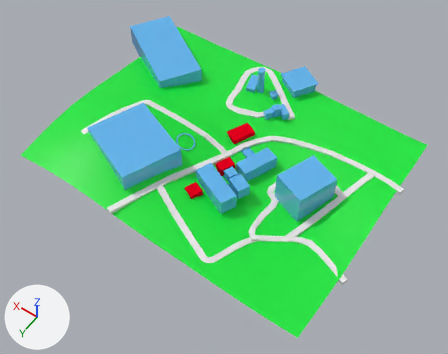
Two versions of the Blender file Blender/IPEN.blend, one commit apart.
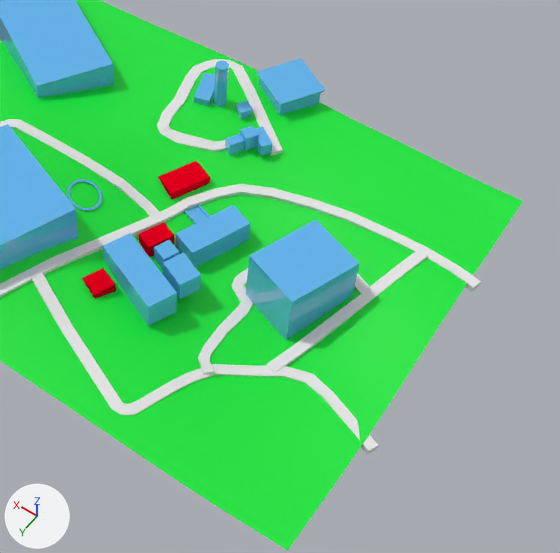
Old and new are each drawn whole from a 50 mm camera at (-59.4, 84.2, 121.1) aimed at (-2.4, 4.5, -4.2) and again close up on the part from 31% to 100% of the width and 10% to 96% of the height. The lights are fixed; the arrows at lower left show +X, +Y and +Z. The first two pictures are the older version.

Script lines for the objects in view, before the commit:
```python
me_cube_001 = bpy.data.meshes.new('Cube.001')
me_cube_001.from_pydata(...)  # 224 vertices, 158 faces; spans x -45.2..30.7, y -50.8..10.6, z -4.5..8.7
me_cube_001.materials.append(mat_buildings)  # blue #5bb4f0
me_cube_002 = bpy.data.meshes.new('Cube.002')
me_cube_002.from_pydata(...)  # 24 vertices, 18 faces; spans x -2.1..6.1, y -14.9..13.2, z -4.4..0.0
me_cube_002.materials.append(mat_drillingsite)  # red #e7001d
me_plane_001 = bpy.data.meshes.new('Plane.001')
me_plane_001.from_pydata(...)  # 316 vertices, 304 faces; spans x -52.7..21.3, y -61.2..2.6, z -5.1..6.0
# before: 70 (-52.7, -16.2, -1.8) at pixel (378, 445), 71 (-52.1, -14.8, -1.8) at pixel (368, 451), 238 (-52.1, -14.8, -2.8) at pixel (367, 454), 239 (-52.7, -16.2, -2.8) at pixel (377, 448)
me_plane_004 = bpy.data.meshes.new('Plane.004')
me_plane_004.from_pydata(...)  # 16641 vertices, 16384 faces; spans x -41.1..40.9, y -32.0..32.1, z -4.3..5.9
me_plane_004.polygons.foreach_set('use_smooth', [True] * 16384)
me_plane_004.materials.append(mat_ground)  # green #00e738
ob_buildings = bpy.data.objects.new('Buildings', me_cube_001)
ob_buildings.location = (16.5, 15.1, 0.0)
ob_drillingsites = bpy.data.objects.new('DrillingSites', me_cube_002)
ob_drillingsites.location = (-2.2, 3.6, 0.0)
ob_ground = bpy.data.objects.new('Ground', me_plane_004)
ob_ground.location = (0.0, 0.0, 0.0)
ob_streets = bpy.data.objects.new('Streets', me_plane_001)
ob_streets.location = (9.9, 29.8, 0.0)
```
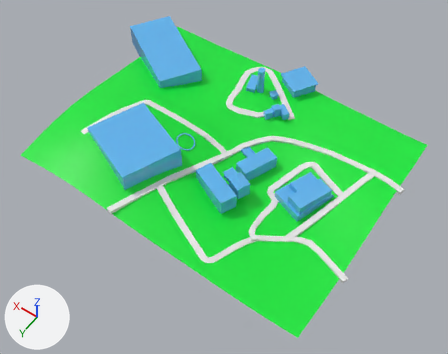
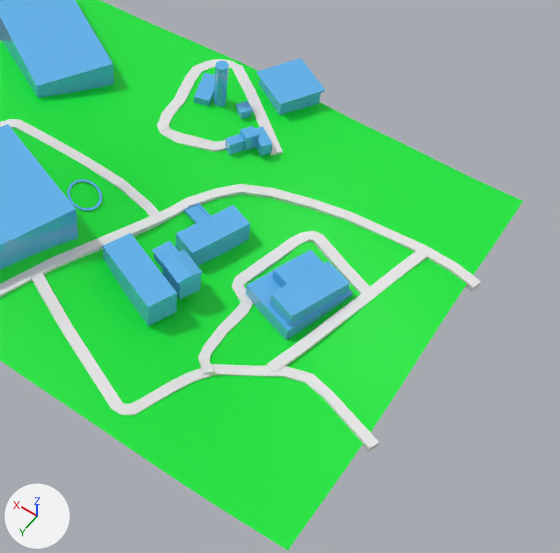
Pixel boxes (x1, y1, x2, y2) of what changed, in the close-ups (560 x 553 px; the box of a moved part takes in the faces that stretch with it):
```json
{"object": "Buildings", "change": "reshaped", "before": [0, 0, 360, 340], "after": [0, 0, 353, 340]}
{"object": "Streets", "change": "reshaped", "before": [0, 59, 481, 455], "after": [0, 59, 481, 452]}
{"object": "DrillingSites", "change": "hidden", "before": [82, 161, 210, 299]}
{"part": 1, "of": "me_cube_001", "change": "rebuilt", "before": [184, 204, 210, 224], "after": [184, 203, 211, 224]}
{"part": 2, "of": "me_cube_001", "change": "cut back", "before": [154, 220, 360, 340], "after": [152, 241, 353, 340]}
{"part": 3, "of": "me_plane_001", "change": "moved or reshaped", "before": [323, 392, 378, 455], "after": [323, 392, 379, 452]}
```

Edits to the scene script, one JSON object a line:
```json
{"block": "me_cube_001", "where": "# used by ob_buildings; location = (16.5, 15.1, 0.0)"}
{"op": "remove", "block": "me_cube_001", "code": "me_cube_001.from_pydata(...)  # 224 vertices, 158 faces; spans x -45.2..30.7, y -50.8..10.6, z -4.5..8.7"}
{"op": "add", "block": "me_cube_001", "code": "me_cube_001.from_pydata(...)  # 262 vertices, 191 faces; spans x -45.2..30.7, y -50.8..10.6, z -4.5..8.7"}
{"block": "me_cube_001", "change": "me_cube_001 part 1: the loose piece of 16 vertices spanning x -23.6..-17.6, y -21.3..-17.2, z -3.8..-1.8 is rebuilt with 16 vertices and now spans x -23.6..-17.6, y -21.3..-17.2, z -2.1..-1.5"}
{"block": "me_cube_001", "change": "me_cube_001 part 2"}
{"block": "me_cube_001", "change": "4 vertices are removed from x -23.5..-20.2, y -11.1..-7.8, z 1.3"}
{"block": "me_cube_001", "change": "9 faces are deleted"}
{"block": "me_cube_001", "change": "4 vertices in x -45.2..-32.8, y -23.2..-9.6, z 4.5 move by (0.0, 0.0, -6.5)"}
{"block": "me_cube_001", "change": "37 vertices are added at x -44.7..-19.9, y -21.1..-5.1, z -2.2..2.6"}
{"block": "me_cube_001", "change": "5 new vertices lie (4.0, -1.8, 0.0) away from vertices in x -28.3..-26.8, y -8.5..-5.1, z 1.7..2.6"}
{"block": "me_cube_001", "change": "43 new faces join them"}
{"block": "me_plane_001", "where": "me_plane_001.from_pydata(...)  # 316 vertices, 304 faces; spans x -52.7..21.3, y -61.2..2.6, z -5.1..6.0"}
{"block": "me_plane_001", "where": "# used by ob_streets; location = (9.9, 29.8, 0.0)"}
{"block": "me_plane_001", "change": "me_plane_001 part 3"}
{"op": "add", "block": "me_plane_001", "code": "for i in [70, 71, 238, 239]: me_plane_001.vertices[i].co += Vector((0.0, 0.0, 0.7))"}
{"op": "add", "block": "ob_drillingsites", "code": "ob_drillingsites.hide_set(True)"}
```
